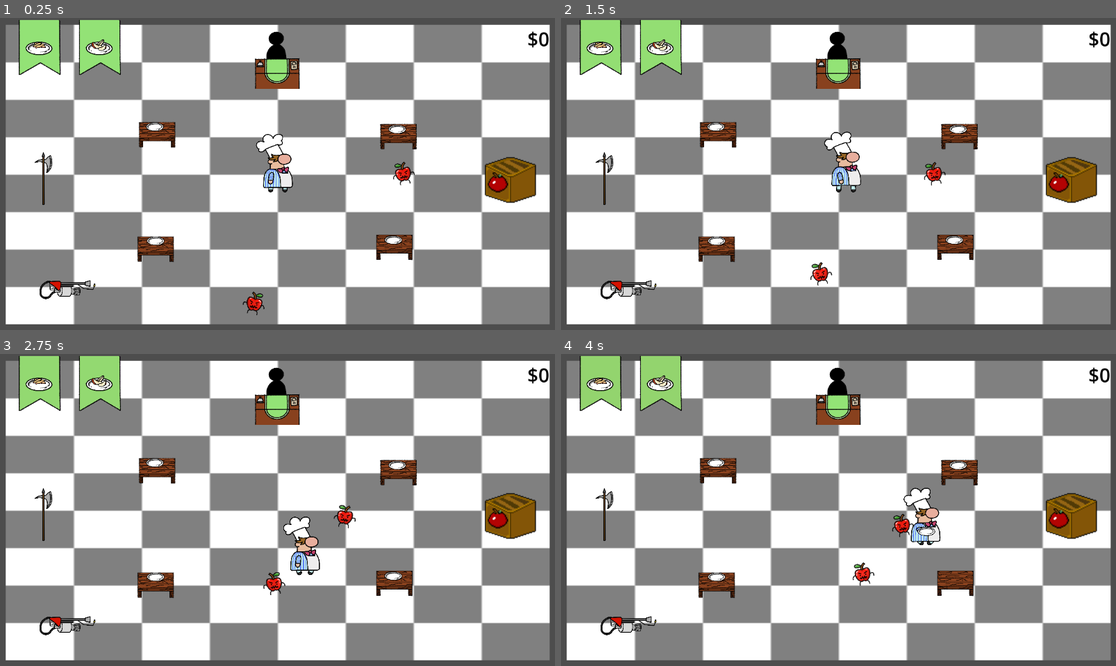
Above: before the commit, frames 1-4 (two rows, left to right).
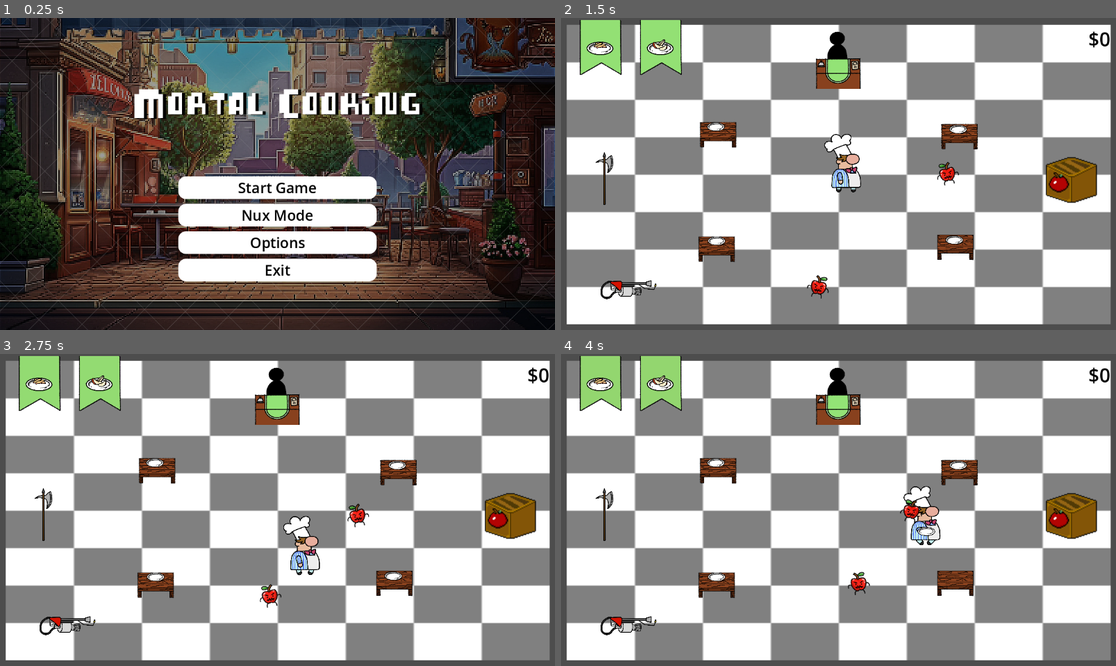
Above: after the commit, the same moments.

Repository: santosty25/Mortal-Cooking
Game: Godot game, scene res://Scenes/MainMenu.tscn
The game is run twice, just before and just after one commit, with the same random seed, the same clock (stepped at 60 frames per second) and the same inputs. Before the commit the project starts from res://Scenes/Main.tscn.
Inputs (mouse positions are in pixels of both pictures, inside the frame that each line leads up to):
- Up to frame 1 (0.25 s): no input
- Up to frame 2 (1.5 s): click (838, 214) at 0.5 s, where only the run after the commit has a clickable "Nux Mode"; move the mouse to (960, 158) at 1.27 s; press the mouse at (960, 158) at 1.28 s; hold D (Move_Right) from 1.28 s (still down)
- Up to frame 3 (2.75 s): move the mouse to (166, 525) at 2.02 s; release D (Move_Right) at 2.03 s; release the mouse at (166, 525) at 2.03 s; hold S (Move_Down) from 2.03 s (still down); tap Shift (Block) at 2.1 s
- Up to frame 4 (4 s): move the mouse to (894, 441) at 2.77 s; release S (Move_Down) at 2.78 s; hold D (Move_Right) 2.78-3.53 s; hold Space (Dash) 2.78-3.53 s; move the mouse to (810, 572) at 3.52 s; hold W (Move_Up) from 3.53 s (still down); tap E (Interact) at 3.6 s

The runs differ from the first frame. In frame 1, 93% of the frame differs, in the area x 0-100%, y 0-100%; in frame 2, 1.0%; in frame 3, 0.8%; in frame 4, 0.9%.

Commit message:
Added Main Menu
added the main menu

Diff:
--- /dev/null
+++ b/Scenes/MainMenu.gd
@@ -0,0 +1,40 @@
+class_name MainMenu
+extends Control
+
+@onready var start_button = $"VBoxContainer/Start Button" as Button
+@onready var nux_mode = $"VBoxContainer/Nux Mode" as Button
+@onready var options_button = $VBoxContainer/Options as Button
+@onready var exit_button = $VBoxContainer/Exit as Button
+@onready var options_menu = $Options as OptionsMenu
+@onready var vbox_container = $VBoxContainer as VBoxContainer
+# Called when the node enters the scene tree for the first time.
+func _ready():
+	handle_connecting_signals()
+
+func _on_start_pressed():
+	get_tree().change_scene_to_file("res://Scenes/Main.tscn")
+
+
+func _on_nux_pressed():
+	get_tree().change_scene_to_file("res://Scenes/Main.tscn")
+
+
+func _on_options_pressed():
+	vbox_container.visible = false
+	$Options.set_process(true)
+	$Options.visible = true
+
+
+func _on_exit_pressed():
+	get_tree().quit()
+
+func _on_exit_options_menu() -> void:
+	vbox_container.visible = true
+	$Options.visible = false
+
+
+func handle_connecting_signals() -> void:
+	start_button.button_down.connect(_on_start_pressed)
+	nux_mode.button_down.connect(_on_nux_pressed)
+	exit_button.button_down.connect(_on_exit_pressed)
+	options_menu.exit_options_menu.connect(_on_exit_options_menu)
--- /dev/null
+++ b/Scenes/MainMenu.tscn
@@ -0,0 +1,155 @@
+[gd_scene load_steps=11 format=3 uid="uid://b72chq1ahuqbg"]
+
+[ext_resource type="Script" path="res://Scenes/MainMenu.gd" id="1_qdvwu"]
+[ext_resource type="Texture2D" uid="uid://bqpsdd68s3lcc" path="res://art/Background/main_background.jpg" id="1_vqx33"]
+[ext_resource type="FontFile" uid="uid://bdkmmlc2t24bh" path="res://art/UI/PIXEL-LI.TTF" id="2_ctq2m"]
+[ext_resource type="AudioStream" uid="uid://bjbhcic8dbcdt" path="res://Audio/mainMenuMusic.mp3" id="4_pp71y"]
+[ext_resource type="PackedScene" uid="uid://bhs6a1f2564rt" path="res://Scenes/Options.tscn" id="5_qbn7d"]
+
+[sub_resource type="StyleBoxTexture" id="StyleBoxTexture_ss5ir"]
+texture = ExtResource("1_vqx33")
+modulate_color = Color(0.60933, 0.60933, 0.60933, 1)
+
+[sub_resource type="StyleBoxEmpty" id="StyleBoxEmpty_8hgga"]
+
+[sub_resource type="StyleBoxFlat" id="StyleBoxFlat_uk1q3"]
+bg_color = Color(0.325441, 0.325441, 0.325441, 1)
+corner_radius_top_left = 16
+corner_radius_top_right = 16
+corner_radius_bottom_right = 16
+corner_radius_bottom_left = 16
+shadow_offset = Vector2(0, 3)
+
+[sub_resource type="StyleBoxFlat" id="StyleBoxFlat_bjoks"]
+bg_color = Color(0.226707, 0.226707, 0.226707, 1)
+corner_radius_top_left = 16
+corner_radius_top_right = 16
+corner_radius_bottom_right = 16
+corner_radius_bottom_left = 16
+shadow_offset = Vector2(0, 3)
+
+[sub_resource type="StyleBoxFlat" id="StyleBoxFlat_dqy5x"]
+bg_color = Color(1, 1, 1, 1)
+corner_radius_top_left = 16
+corner_radius_top_right = 16
+corner_radius_bottom_right = 16
+corner_radius_bottom_left = 16
+shadow_offset = Vector2(0, 3)
+
+[node name="MainMenu" type="Control"]
+layout_mode = 3
+anchors_preset = 15
+anchor_right = 1.0
+anchor_bottom = 1.0
+grow_horizontal = 2
+grow_vertical = 2
+script = ExtResource("1_qdvwu")
+
+[node name="Panel" type="Panel" parent="."]
+layout_mode = 1
+anchors_preset = 15
+anchor_right = 1.0
+anchor_bottom = 1.0
+grow_horizontal = 2
+grow_vertical = 2
+theme_override_styles/panel = SubResource("StyleBoxTexture_ss5ir")
+
+[node name="VBoxContainer" type="VBoxContainer" parent="."]
+layout_mode = 1
+anchors_preset = 8
+anchor_left = 0.5
+anchor_top = 0.5
+anchor_right = 0.5
+anchor_bottom = 0.5
+offset_left = -206.0
+offset_top = 5.0
+offset_right = 206.0
+offset_bottom = 223.0
+grow_horizontal = 2
+grow_vertical = 2
+theme_override_constants/separation = 10
+
+[node name="Start Button" type="Button" parent="VBoxContainer"]
+layout_mode = 2
+size_flags_vertical = 3
+theme_override_colors/font_color = Color(0, 0, 0, 1)
+theme_override_colors/icon_pressed_color = Color(0, 0, 0, 1)
+theme_override_colors/icon_hover_color = Color(0, 0, 0, 1)
+theme_override_font_sizes/font_size = 30
+theme_override_styles/focus = SubResource("StyleBoxEmpty_8hgga")
+theme_override_styles/hover = SubResource("StyleBoxFlat_uk1q3")
+theme_override_styles/pressed = SubResource("StyleBoxFlat_bjoks")
+theme_override_styles/normal = SubResource("StyleBoxFlat_dqy5x")
+text = "Start Game"
+
+[node name="Nux Mode" type="Button" parent="VBoxContainer"]
+layout_mode = 2
+size_flags_vertical = 3
+theme_override_colors/font_color = Color(0, 0, 0, 1)
+theme_override_colors/icon_pressed_color = Color(0, 0, 0, 1)
+theme_override_colors/icon_hover_color = Color(0, 0, 0, 1)
+theme_override_font_sizes/font_size = 30
+theme_override_styles/focus = SubResource("StyleBoxEmpty_8hgga")
+theme_override_styles/hover = SubResource("StyleBoxFlat_uk1q3")
+theme_override_styles/pressed = SubResource("StyleBoxFlat_bjoks")
+theme_override_styles/normal = SubResource("StyleBoxFlat_dqy5x")
+text = "Nux Mode"
+
+[node name="Options" type="Button" parent="VBoxContainer"]
+layout_mode = 2
+size_flags_vertical = 3
+theme_override_colors/font_color = Color(0, 0, 0, 1)
+theme_override_colors/icon_pressed_color = Color(0, 0, 0, 1)
+theme_override_colors/icon_hover_color = Color(0, 0, 0, 1)
+theme_override_font_sizes/font_size = 30
+theme_override_styles/focus = SubResource("StyleBoxEmpty_8hgga")
+theme_override_styles/hover = SubResource("StyleBoxFlat_uk1q3")
+theme_override_styles/pressed = SubResource("StyleBoxFlat_bjoks")
+theme_override_styles/normal = SubResource("StyleBoxFlat_dqy5x")
+text = "Options"
+
+[node name="Exit" type="Button" parent="VBoxContainer"]
+layout_mode = 2
+size_flags_vertical = 3
+theme_override_colors/font_color = Color(0, 0, 0, 1)
+theme_override_colors/icon_pressed_color = Color(0, 0, 0, 1)
+theme_override_colors/icon_hover_color = Color(0, 0, 0, 1)
+theme_override_font_sizes/font_size = 30
+theme_override_styles/focus = SubResource("StyleBoxEmpty_8hgga")
+theme_override_styles/hover = SubResource("StyleBoxFlat_uk1q3")
+theme_override_styles/pressed = SubResource("StyleBoxFlat_bjoks")
+theme_override_styles/normal = SubResource("StyleBoxFlat_dqy5x")
+text = "Exit
+"
+
+[node name="Label" type="Label" parent="."]
+layout_mode = 1
+anchors_preset = 8
+anchor_left = 0.5
+anchor_top = 0.5
+anchor_right = 0.5
+anchor_bottom = 0.5
+offset_left = -217.0
+offset_top = -196.0
+offset_right = 217.0
+offset_bottom = -57.0
+grow_horizontal = 2
+grow_vertical = 2
+theme_override_colors/font_shadow_color = Color(0, 0, 0, 1)
+theme_override_constants/shadow_offset_x = 6
+theme_override_fonts/font = ExtResource("2_ctq2m")
+theme_override_font_sizes/font_size = 100
+text = "Mortal Cooking"
+
+[node name="AudioStreamPlayer" type="AudioStreamPlayer" parent="."]
+stream = ExtResource("4_pp71y")
+autoplay = true
+
+[node name="Options" parent="." instance=ExtResource("5_qbn7d")]
+visible = false
+layout_mode = 1
+
+[connection signal="pressed" from="VBoxContainer/Start Button" to="." method="_on_start_pressed"]
+[connection signal="pressed" from="VBoxContainer/Nux Mode" to="." method="_on_nux_pressed"]
+[connection signal="pressed" from="VBoxContainer/Options" to="." method="_on_options_pressed"]
+[connection signal="pressed" from="VBoxContainer/Exit" to="." method="_on_exit_pressed"]
--- /dev/null
+++ b/Scenes/Options.gd
@@ -0,0 +1,21 @@
+class_name OptionsMenu
+extends Control
+
+@onready var exit_button = $MarginContainer/VBoxContainer/Exit as Button
+signal exit_options_menu
+# Called when the node enters the scene tree for the first time.
+func _ready():
+	exit_button.button_down.connect(_on_exit_pressed)
+	set_process(false)
+
+func _on_volume_value_changed(value):
+	AudioServer.set_bus_volume_db(0,value/5)
+
+
+func _on_mute_toggled(toggled_on):
+	AudioServer.set_bus_mute(0,toggled_on)
+
+
+func _on_exit_pressed() -> void:
+	exit_options_menu.emit()
+	set_process(false)
--- /dev/null
+++ b/Scenes/Options.tscn
@@ -0,0 +1,46 @@
+[gd_scene load_steps=2 format=3 uid="uid://bhs6a1f2564rt"]
+
+[ext_resource type="Script" path="res://Scenes/Options.gd" id="1_7vbkm"]
+
+[node name="Options" type="Control"]
+layout_mode = 3
+anchors_preset = 15
+anchor_right = 1.0
+anchor_bottom = 1.0
+grow_horizontal = 2
+grow_vertical = 2
+script = ExtResource("1_7vbkm")
+
+[node name="MarginContainer" type="MarginContainer" parent="."]
+layout_mode = 1
+anchors_preset = 15
+anchor_right = 1.0
+anchor_bottom = 1.0
+grow_horizontal = 2
+grow_vertical = 2
+
+[node name="VBoxContainer" type="VBoxContainer" parent="MarginContainer"]
+layout_mode = 2
+
+[node name="Volume" type="Label" parent="MarginContainer/VBoxContainer"]
+layout_mode = 2
+text = "Volume"
+
+[node name="VolumeSlider" type="HSlider" parent="MarginContainer/VBoxContainer"]
+layout_mode = 2
+
+[node name="Mute" type="Label" parent="MarginContainer/VBoxContainer"]
+layout_mode = 2
+text = "Mute"
+
+[node name="MuteBox" type="CheckBox" parent="MarginContainer/VBoxContainer"]
+layout_mode = 2
+
+[node name="Exit" type="Button" parent="MarginContainer/VBoxContainer"]
+layout_mode = 2
+text = "Exit
+"
+
+[connection signal="value_changed" from="MarginContainer/VBoxContainer/VolumeSlider" to="." method="_on_volume_value_changed"]
+[connection signal="toggled" from="MarginContainer/VBoxContainer/MuteBox" to="." method="_on_mute_toggled"]
+[connection signal="pressed" from="MarginContainer/VBoxContainer/Exit" to="." method="_on_exit_pressed"]
--- a/project.godot
+++ b/project.godot
@@ -11,7 +11,7 @@
 [application]
 
 config/name="Mortal Cooking"
-run/main_scene="res://Scenes/Main.tscn"
+run/main_scene="res://Scenes/MainMenu.tscn"
 config/features=PackedStringArray("4.3", "Forward Plus")
 config/icon="res://icon.svg"
 
Not shown, added: Audio/mainMenuMusic.mp3.import
Not shown: 1 places in Scenes/Item/Flamethrower.tscn that only renumber resources
Not shown: 1 places in Scenes/Main.tscn that only renumber resources
Binary file added: art/Background/main_background.jpg
Not shown, added: art/Background/main_background.jpg.import
Binary file added: art/UI/PIXEL-LI.TTF
Not shown, added: art/UI/PIXEL-LI.TTF.import
Not shown, added: Audio/mainMenuMusic.mp3
